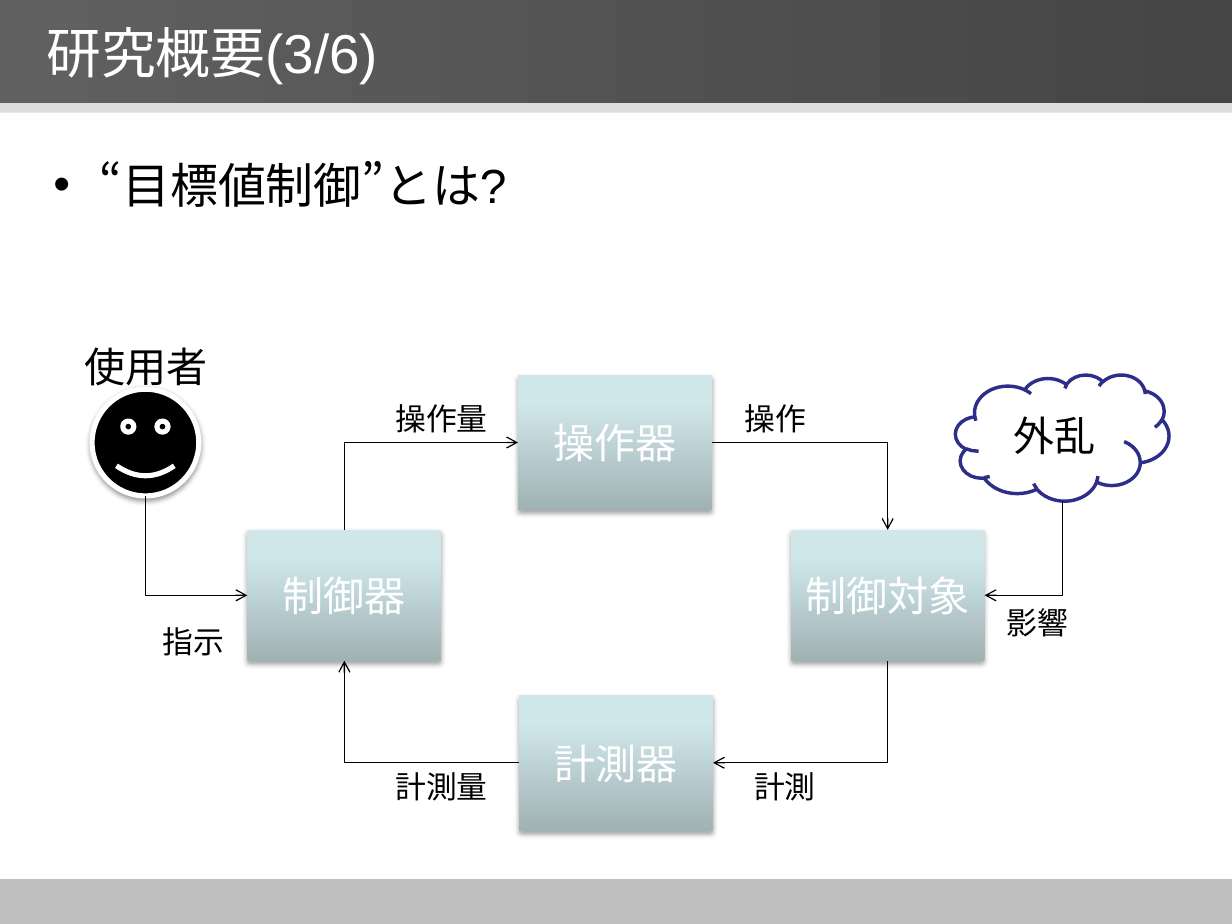
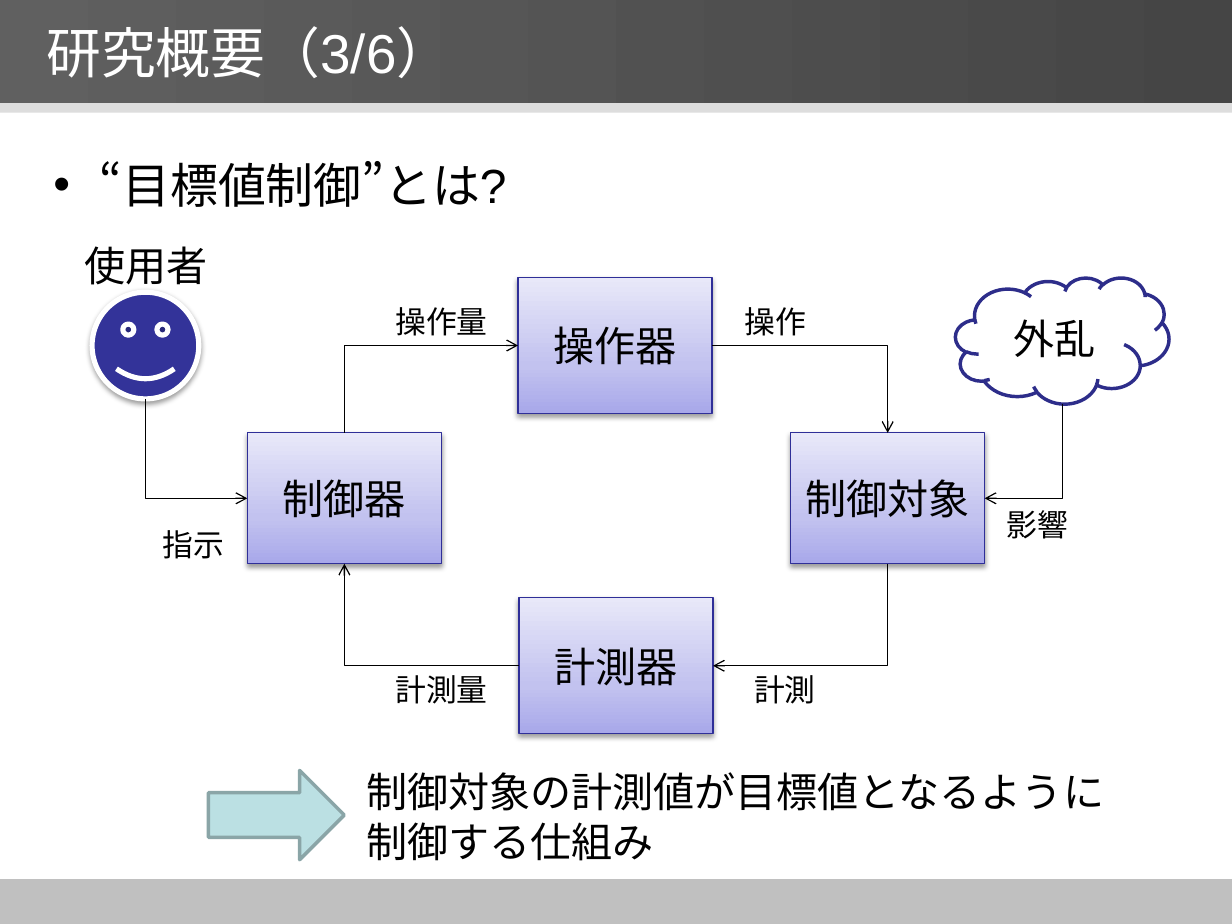
Before and after one commit to YutaNiimura/leJOS-OSEK, a slide deck: slide 12 of 中間発表関連/5I25新村祐太 中間発表スライドver0.5.pptx. Drawn at 1232x924 pixels with LibreOffice and Linux fonts; fonts in the diff are those of the drawing. Boxes give left, top, right and bottom in pixels: in the first picture for what was removed or moved away, otherwise in the second. Text is boxed around its words. In the diff, an @@ line names an element or a change of style, - is before the commit and + after.

```diff
--- a/中間発表関連/5I25新村祐太 中間発表スライドver0.5.pptx
+++ b/中間発表関連/5I25新村祐太 中間発表スライドver0.5.pptx
@@ title at bbox=[46, 26, 451, 78]: text changed @@
-研究概要(3/6)
+研究概要（3/6）
@@ text "使用者" rewrapped from bbox=[85, 347, 208, 393] to bbox=[85, 246, 208, 285] @@
@@ 6 elbow arrows, 5 texts, 1 rectangle, 1 smiley face: place and size @@
-6 elbow arrows, 5 texts, 1 rectangle, 1 smiley face at bbox=[92, 389, 1062, 830]
+6 elbow arrows, 5 texts, 1 rectangle, 1 smiley face at bbox=[92, 292, 1062, 733]
@@ smiley face at bbox=[92, 292, 200, 399]: fill #000000 to #333399 @@
@@ text colour #FFFFFF to #000000; fill gradient #A0B3B5 to #D0E8EB to #D1EAEC to gradient #A9A9E9 to #C4C4EF to #E8E8FA; outline none to #2F2F98 0.75 pt; shadow changed in 4 elements at bbox=[248, 432, 441, 563], bbox=[519, 598, 712, 733], bbox=[791, 432, 984, 563], bbox=[517, 277, 711, 413] @@
@@ 3 rectangles, 1 cloud, 1 text: place and size @@
-3 rectangles, 1 cloud, 1 text at bbox=[248, 375, 1169, 660]
+3 rectangles, 1 cloud, 1 text at bbox=[248, 277, 1169, 563]
@@ right arrow added at bbox=[208, 770, 344, 860], fill #BBE0E3, outline #8AA6A8 2 pt @@
@@ text added at bbox=[366, 772, 1104, 861], 24 pt, text #000000 @@
+制御対象の計測値が目標値となるように
+制御する仕組み
```
Also in this commit, not shown: 19 other slides changed, 2 other files.
